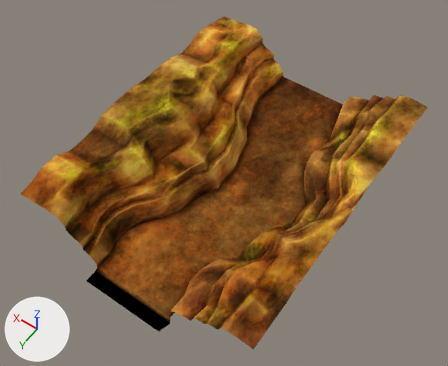
The OBJ model DustRiders/DustRiders/assets/models/chunk-curved.obj as it was, and as the next commit left it.
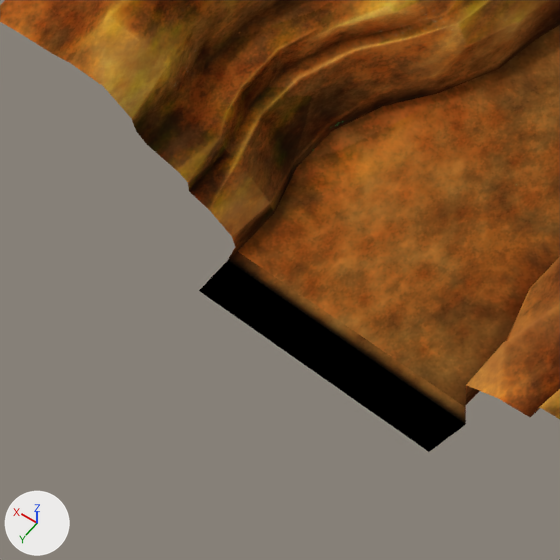
There are two pictures of each version: one whole from a 50 mm lens placed at (-208.0, 310.0, 471.0), pointed at (-2.0, 21.0, 18.0), one close up on the part from 5% to 45% of the width and 52% to 100% of the height. The axes (+X, +Y, +Z) are drawn at lower left. The lights are the same throughout. Where no turn or scale is listed for an object, it has been applied to the vertices.

The first close-up shows 'Curved'.
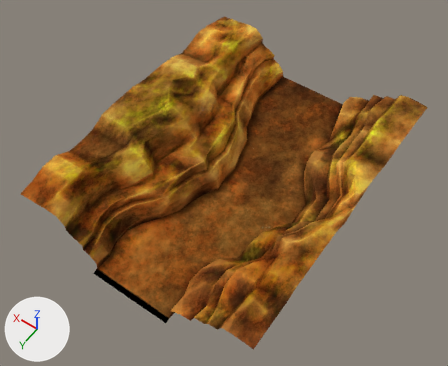
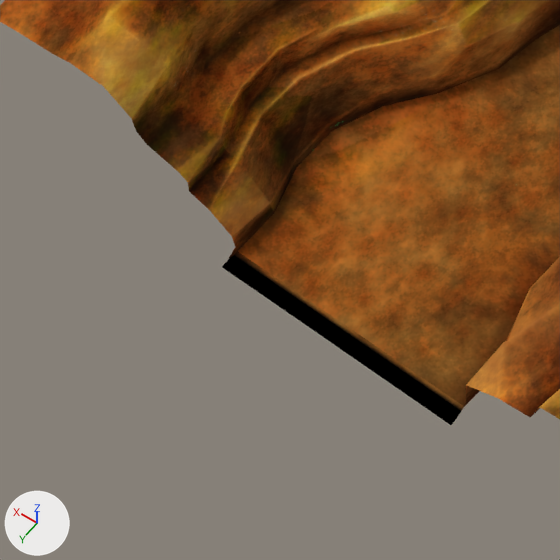
Commit message: fix: Corrected ground chunk mesh edges

Location of each change, [x1, y1, x2, y2] in pixels of the close-ups (560 x 560 px; the box of a moved part takes in the faces that stretch with it):
'Curved', reshaped: before [0, 0, 560, 452]; after [0, 0, 560, 425]
part 1 of me_curved, moved or reshaped: before [199, 251, 466, 452]; after [222, 251, 465, 425]

The change, as a diff of the scene's bpy script:
```diff
--- a/DustRiders/DustRiders/assets/models/chunk-curved.obj.py
+++ b/DustRiders/DustRiders/assets/models/chunk-curved.obj.py
@@ me_curved @@
 me_curved.from_pydata(...)  # 1082 vertices, 2054 faces; spans x -120.0..120.0, y -154.0..165.0, z 0.0..58.0
 # used by ob_curved; location = (0.0, 0.0, 0.0)
 # before: 128 (40.0, 165.0, 0.0) at pixel (198, 290), 129 (27.0, 165.0, 0.0) at pixel (235, 316), 130 (13.0, 165.0, 0.0) at pixel (272, 342), 131 (0.0, 165.0, 0.0) at pixel (310, 369), 132 (-13.0, 165.0, 0.0) at pixel (349, 396)
 # before: 133 (-27.0, 165.0, 0.0) at pixel (388, 423), 134 (-40.0, 165.0, 0.0) at pixel (429, 451)
-me_curved.vertices[317].co = (-43.0, 154.0, 0.0)  # pixel (465, 424)
+# me_curved part 1
+for i in [*range(128, 135)]: me_curved.vertices[i].co += Vector((0.0, -9.0, 0.0))
+me_curved.vertices[317].co = (-40.0, 154.0, 0.0)  # pixel (456, 418)
 me_curved.materials.append(mat_chunk_curved)
```
